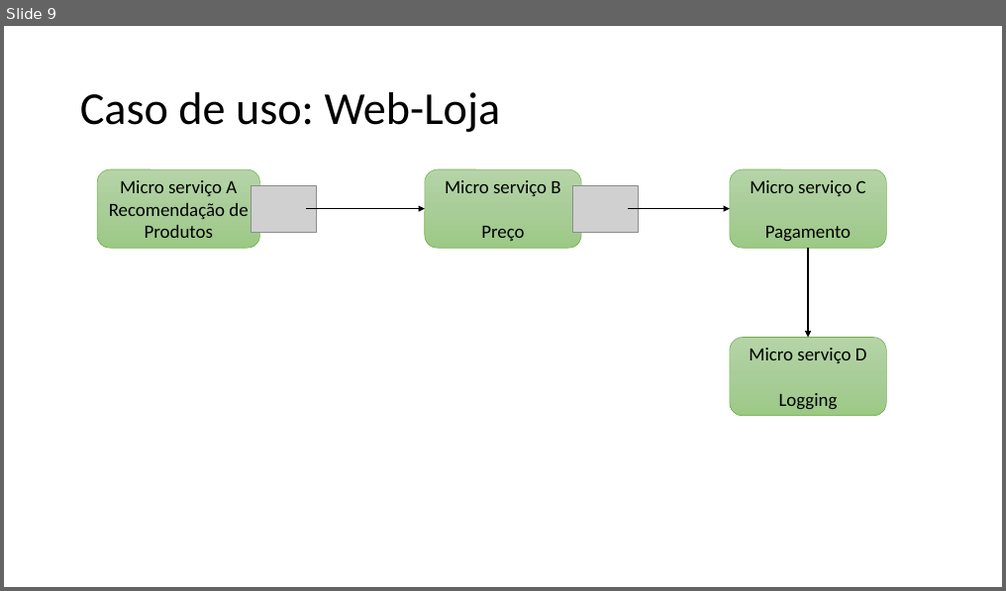
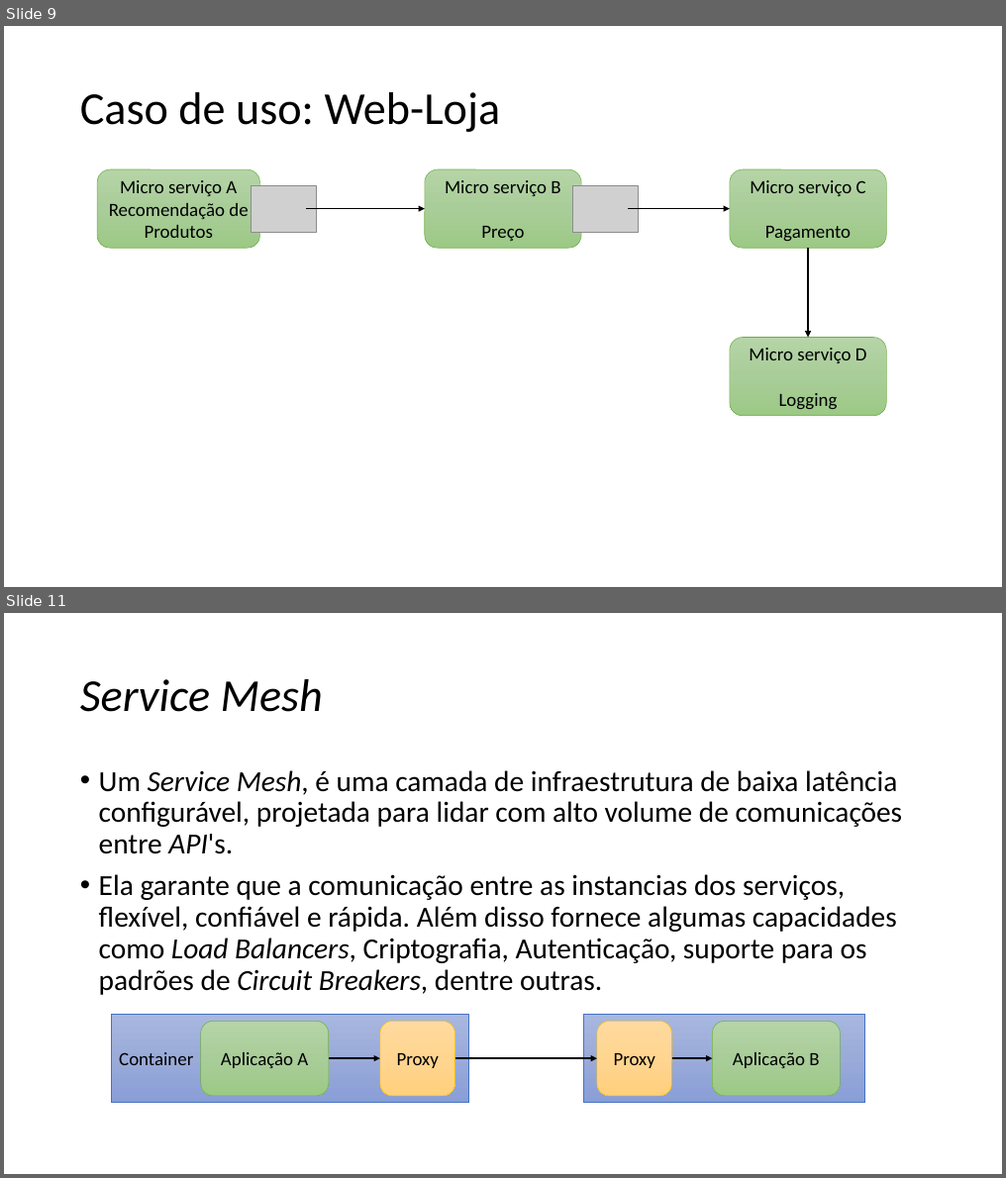
Before and after one commit to renan-meireles/circuitbreaker-sample, a slide deck: circuit breaker.pptx. Shown one above the other, each under a label of ours: slide 9 before the commit, slides 9 and 11 after it; the slides between them are not shown. The pictures are 1006x591 and 1006x1178 pixels, drawn with LibreOffice and Linux fonts; fonts in the diff are those of the drawing; grey boxes stand for pictures. Boxes give left, top, right and bottom in pixels: in the first picture for what was removed or moved away, otherwise in the second. Text is boxed around its words. In the diff, an @@ line names an element or a change of style, - is before the commit and + after.

Commit message:
feat(circuitbreaker-sample): Atualização slide apresentação
Atualização no slide de apresentação

```diff
--- a/circuit breaker.pptx
+++ b/circuit breaker.pptx
@@ slide 11 added at (4,613,1002,1174), background #FFFFFF @@
@@ title added at (80,679,323,712), 44 pt, text #000000, italic @@
+Service Mesh
@@ text added at (99,770,903,995), 28 pt, text #000000 @@
+• Um Service Mesh, é uma camada de infraestrutura de baixa latência configurável, projetada para lidar com alto volume de comunicações entre API's.
+• Ela garante que a comunicação entre as instancias dos serviços, flexível, confiável e rápida. Além disso fornece algumas capacidades como Load Balancers, Criptografia, Autenticação, suporte para os padrões de Circuit Breakers, dentre outras.
@@ rectangle added at (112,1014,468,1103), fill gradient #A8B7DF to #9AABD9 to #889ED7, outline #4472C4 0.5 pt, 18 pt, text #000000 @@
+Container
@@ rounded rectangle added at (201,1021,329,1096), fill gradient #B5D5A7 to #AACE9A to #9CC987, outline #70AD47 0.5 pt, 18 pt, text #000000 @@
+Aplicação A
@@ rounded rectangle added at (380,1021,455,1096), fill gradient #FFDB9E to #FFD590 to #FFD07C, outline #FFC000 0.5 pt, 18 pt, text #000000 @@
+Proxy
@@ rectangle added at (583,1014,865,1103), fill gradient #A8B7DF to #9AABD9 to #889ED7, outline #4472C4 0.5 pt @@
@@ rounded rectangle added at (597,1021,672,1096), fill gradient #FFDB9E to #FFD590 to #FFD07C, outline #FFC000 0.5 pt, 18 pt, text #000000 @@
+Proxy
@@ rounded rectangle added at (712,1021,841,1096), fill gradient #B5D5A7 to #AACE9A to #9CC987, outline #70AD47 0.5 pt, 18 pt, text #000000 @@
+Aplicação B
@@ arrow added from (329, 1059) to (380, 1059), #000000 1.5 pt @@
@@ arrow added from (455, 1059) to (597, 1059), #000000 1.5 pt @@
@@ arrow added from (672, 1059) to (712, 1059), #000000 1.5 pt @@
```
Also in this commit, not shown: 2 slides changed, 2 other slides added, 1 slide removed.
